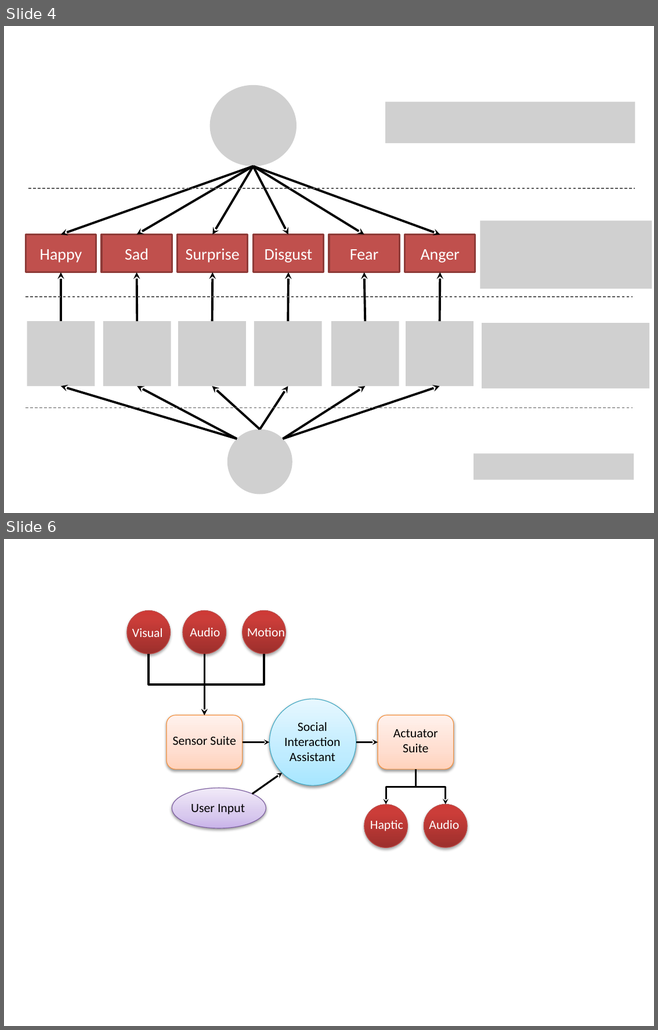
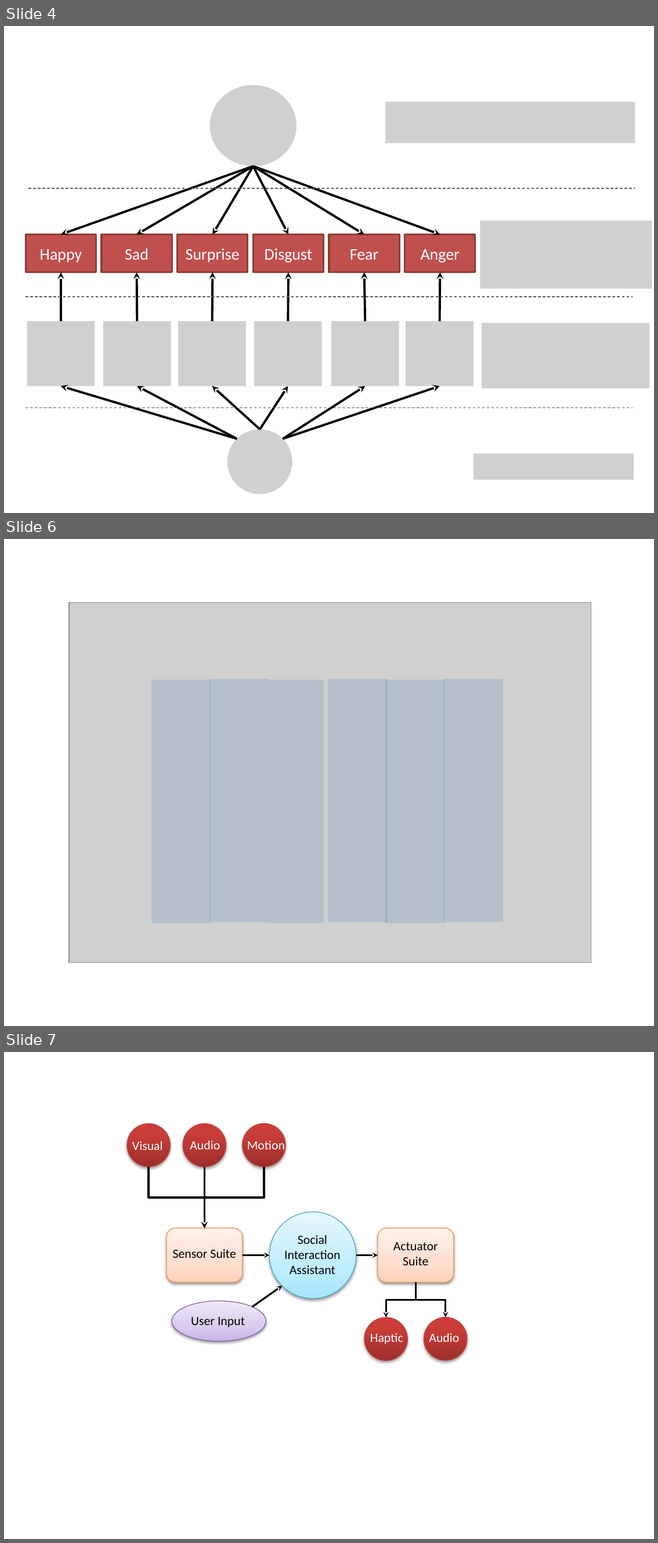
Before and after one commit to shantanubala/facial-expression-recognition, a slide deck: Dissertation/Presentation1.pptx. Shown one above the other, each under a label of ours: slides 4 and 6 before the commit, slides 4, 6 and 7 after it; the slides between them are not shown. The pictures are 658x1030 and 658x1543 pixels, drawn with LibreOffice and Linux fonts; fonts in the diff are those of the drawing; grey boxes stand for pictures. Boxes give left, top, right and bottom in pixels: in the first picture for what was removed or moved away, otherwise in the second. Text is boxed around its words. In the diff, an @@ line names an element or a change of style, - is before the commit and + after.

```diff
--- a/Dissertation/Presentation1.pptx
+++ b/Dissertation/Presentation1.pptx
@@ slide 6 added at [4, 539, 654, 1026], background #FFFFFF @@
@@ picture added at [69, 603, 590, 962] @@
@@ rectangle added at [151, 680, 211, 924], fill #4F81BD at 20% opacity @@
@@ rectangle added at [210, 679, 270, 922], fill #4F81BD at 20% opacity @@
@@ rectangle added at [269, 680, 323, 924], fill #4F81BD at 20% opacity @@
@@ rectangle added at [328, 679, 387, 922], fill #4F81BD at 20% opacity @@
@@ rectangle added at [384, 680, 444, 924], fill #4F81BD at 20% opacity @@
@@ rectangle added at [443, 679, 503, 922], fill #4F81BD at 20% opacity @@
@@ what was slide 6 is now slide 7 @@
```
Also in this commit, not shown: 2 other files.
